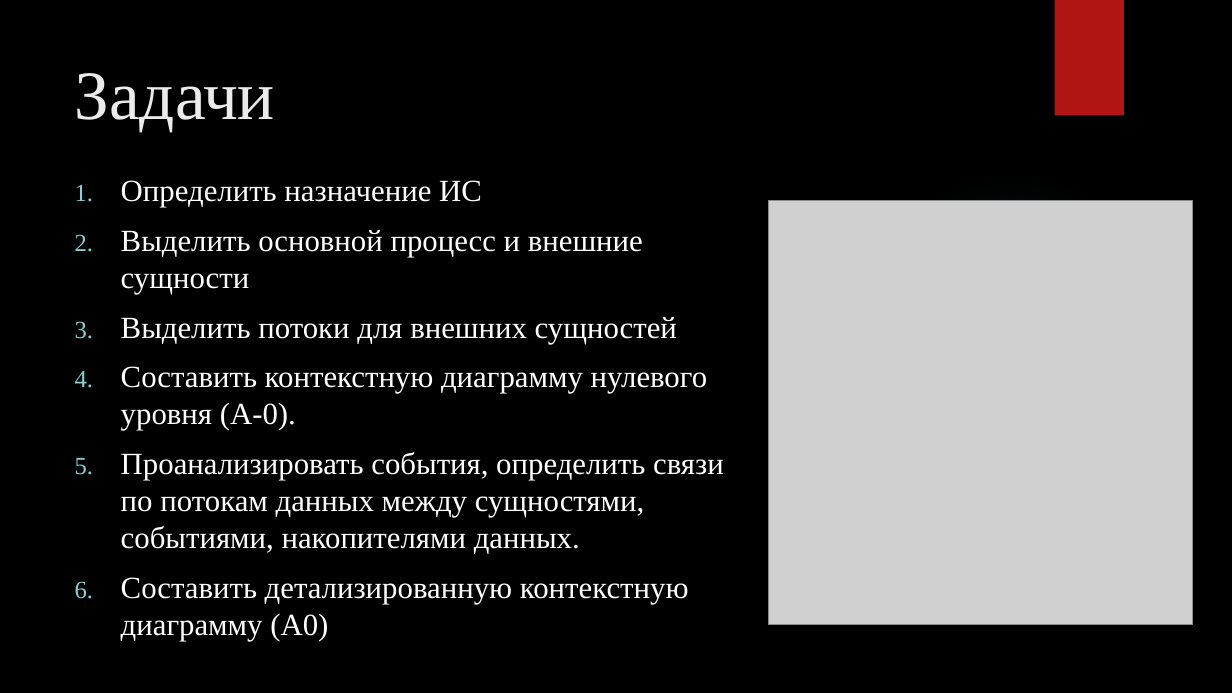
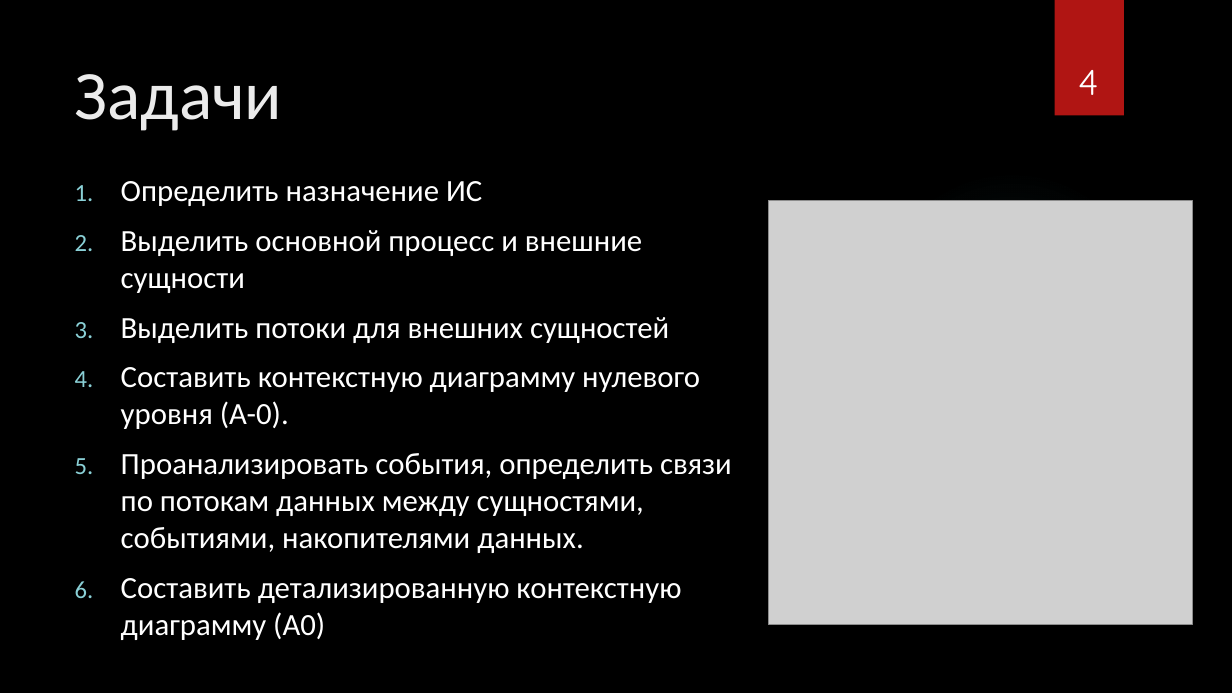
Before and after one commit to marinagovorova/DATABASES_PIn_09.03.03_2025-2026, a slide deck: slide 4 of students/K3239/Rozhnovskii_Yura/LR_1/Презентация для защиты.pptx. Drawn at 1232x693 pixels with LibreOffice and Linux fonts; fonts in the diff are those of the drawing; grey boxes stand for pictures; background and template pictures are left out. Boxes give left, top, right and bottom in pixels: in the first picture for what was removed or moved away, otherwise in the second. Text is boxed around its words. In the diff, an @@ line names an element or a change of style, - is before the commit and + after.

```diff
--- a/students/K3239/Rozhnovskii_Yura/LR_1/Презентация для защиты.pptx
+++ b/students/K3239/Rozhnovskii_Yura/LR_1/Презентация для защиты.pptx
@@ title "Задачи" at [75, 74, 283, 131]: font Times New Roman to Calibri @@
@@ page number added at [1078, 70, 1098, 95], 28 pt, text #FFFFFF @@
+4
@@ text "Определить назначение ИС" at [121, 181, 732, 640]: font Times New Roman to Calibri @@
```
Also in this commit, not shown: 11 other slides changed, 2 slides added, 2 slides removed.
